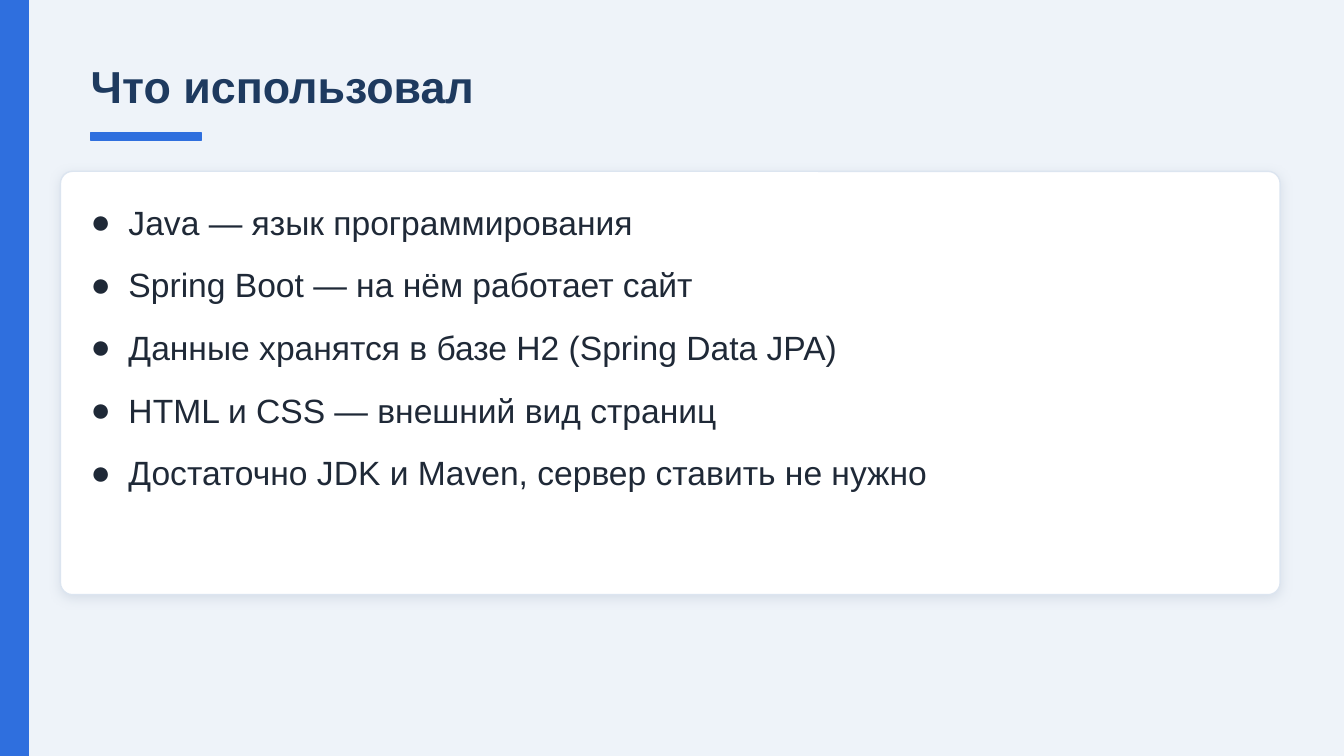
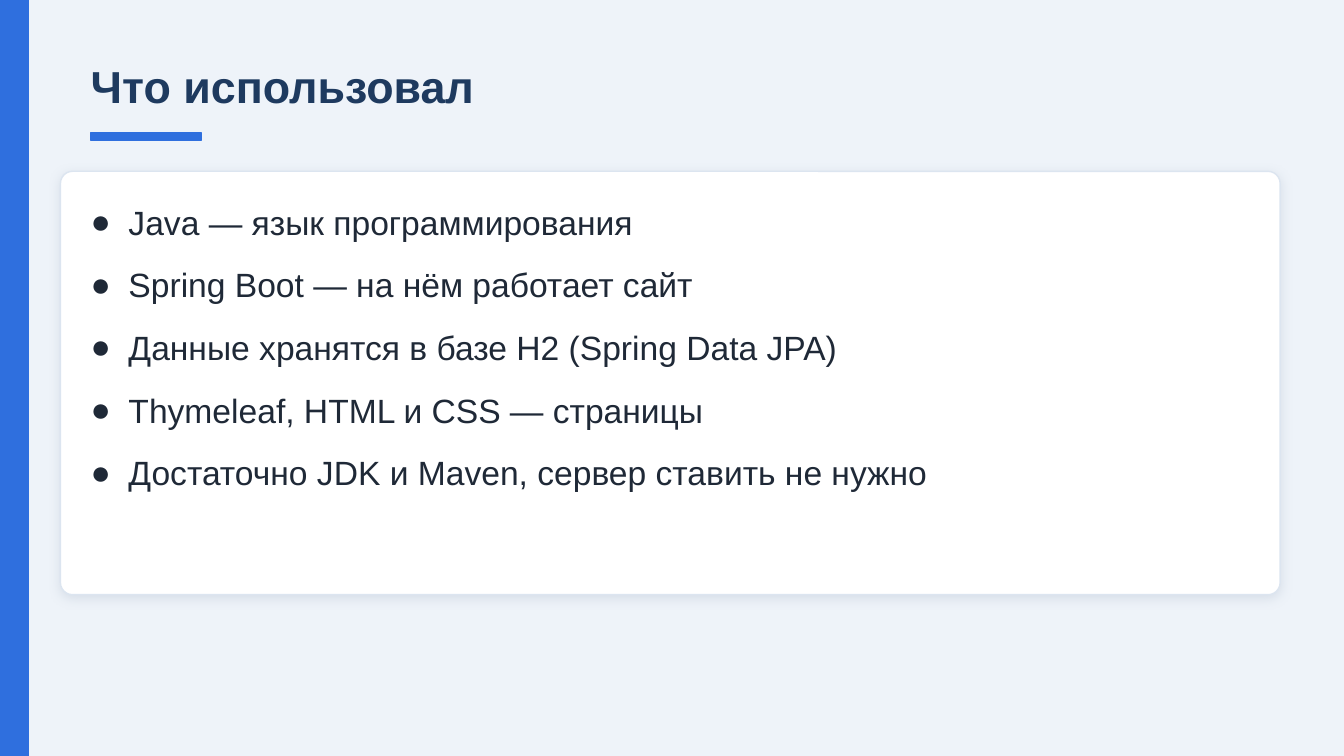
Before and after one commit to Vaag00/Yan_Max_kursovoi, a slide deck: slide 4 of Прокат_инвентаря_презентация.pptx. Drawn at 1344x756 pixels with LibreOffice and Linux fonts; fonts in the diff are those of the drawing. Boxes give left, top, right and bottom in pixels: in the first picture for what was removed or moved away, otherwise in the second. Text is boxed around its words. In the diff, an @@ line names an element or a change of style, - is before the commit and + after.

```diff
--- a/Прокат_инвентаря_презентация.pptx
+++ b/Прокат_инвентаря_презентация.pptx
@@ text at [128,398,703,430]: text changed @@
-● HTML и CSS — внешний вид страниц
+● Thymeleaf, HTML и CSS — страницы
```
Also in this commit, not shown: 3 other files.
